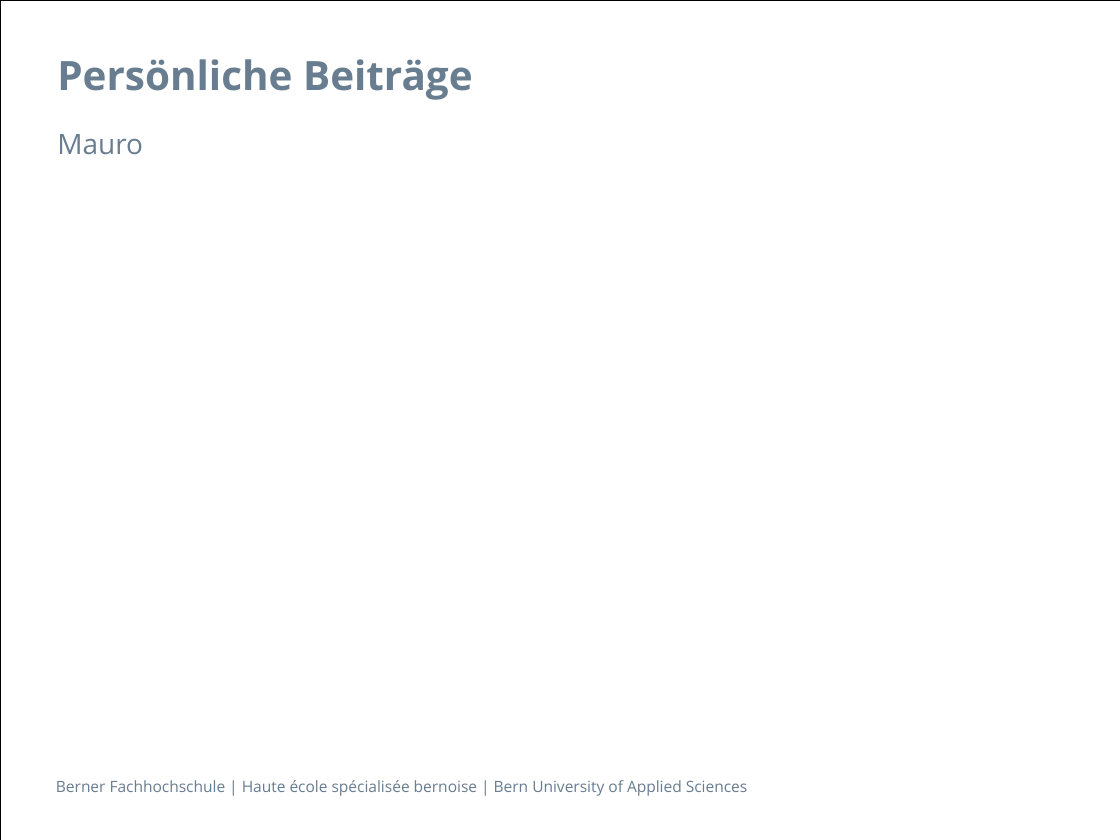
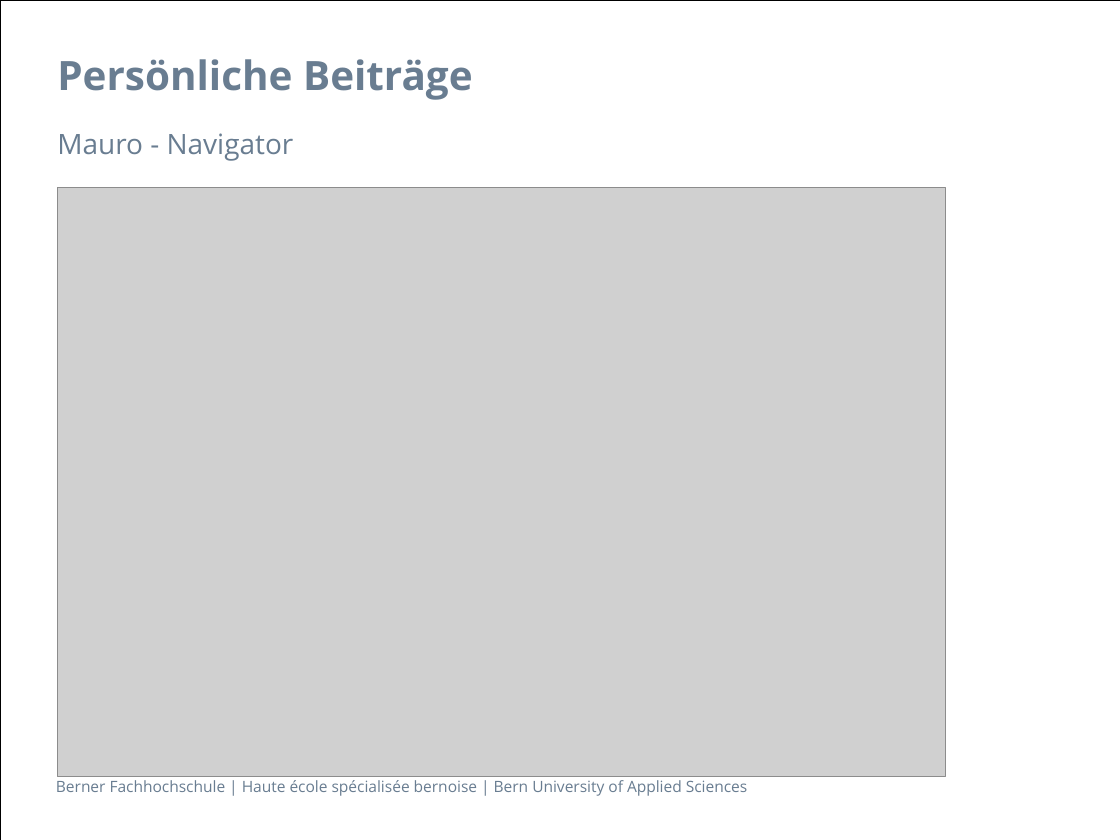
Before and after one commit to zyssm4/ch.bfh.btx8081.w2015.red, a slide deck: slide 13 of doc/Task14/task14_presentation Schlurp.pptx (slide 12 before the commit). Drawn at 1120x840 pixels with LibreOffice and Linux fonts; fonts in the diff are those of the drawing; grey boxes stand for pictures; background and template pictures are left out. Boxes give left, top, right and bottom in pixels: in the first picture for what was removed or moved away, otherwise in the second. Text is boxed around its words. In the diff, an @@ line names an element or a change of style, - is before the commit and + after.

```diff
--- a/doc/Task14/task14_presentation Schlurp.pptx
+++ b/doc/Task14/task14_presentation Schlurp.pptx
@@ text at [57, 133, 294, 161]: text changed @@
-Mauro
+Mauro - Navigator
@@ picture added at [57, 187, 945, 776] @@
```
Also in this commit, not shown: 2 slides added.
